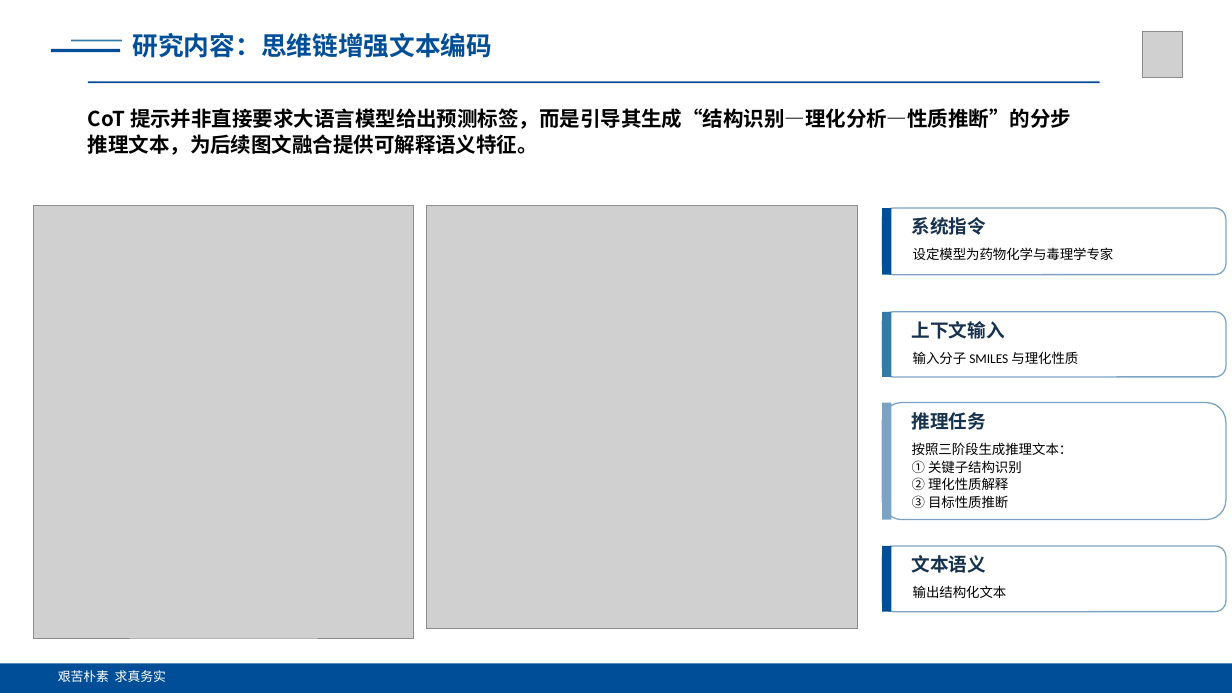
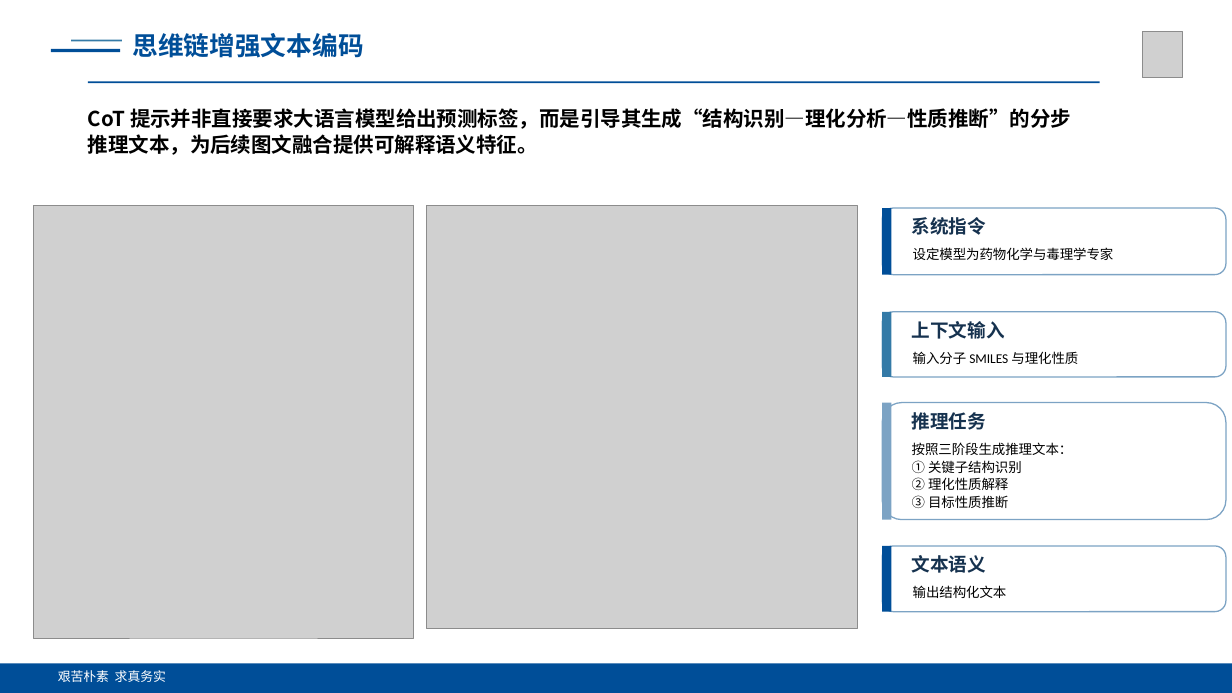
Before and after one commit to fanshuaiyao/BYFinall, a slide deck: slide 12 of 答辩/ppt/基于多模态学习的药物分子性质预测研究_答辩PPT.pptx (slide 10 before the commit). Drawn at 1232x693 pixels with LibreOffice and Linux fonts; fonts in the diff are those of the drawing; grey boxes stand for pictures. Boxes give left, top, right and bottom in pixels: in the first picture for what was removed or moved away, otherwise in the second. Text is boxed around its words. In the diff, an @@ line names an element or a change of style, - is before the commit and + after.

```diff
--- a/答辩/ppt/基于多模态学习的药物分子性质预测研究_答辩PPT.pptx
+++ b/答辩/ppt/基于多模态学习的药物分子性质预测研究_答辩PPT.pptx
@@ text at [132, 33, 363, 58]: text changed @@
-研究内容：思维链增强文本编码
+思维链增强文本编码
```
Also in this commit, not shown: 11 other slides changed, 10 slides added, 2 slides removed, 28 other files.
